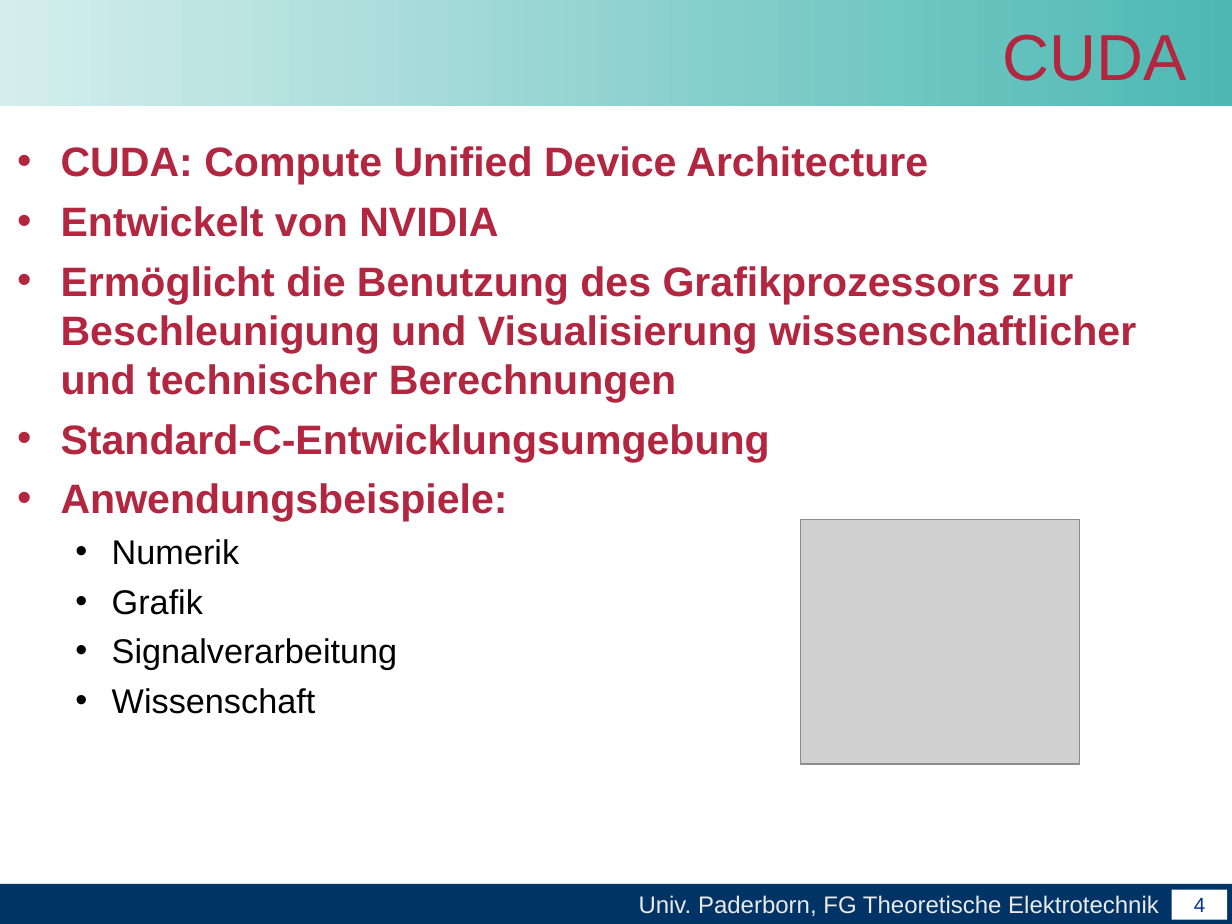
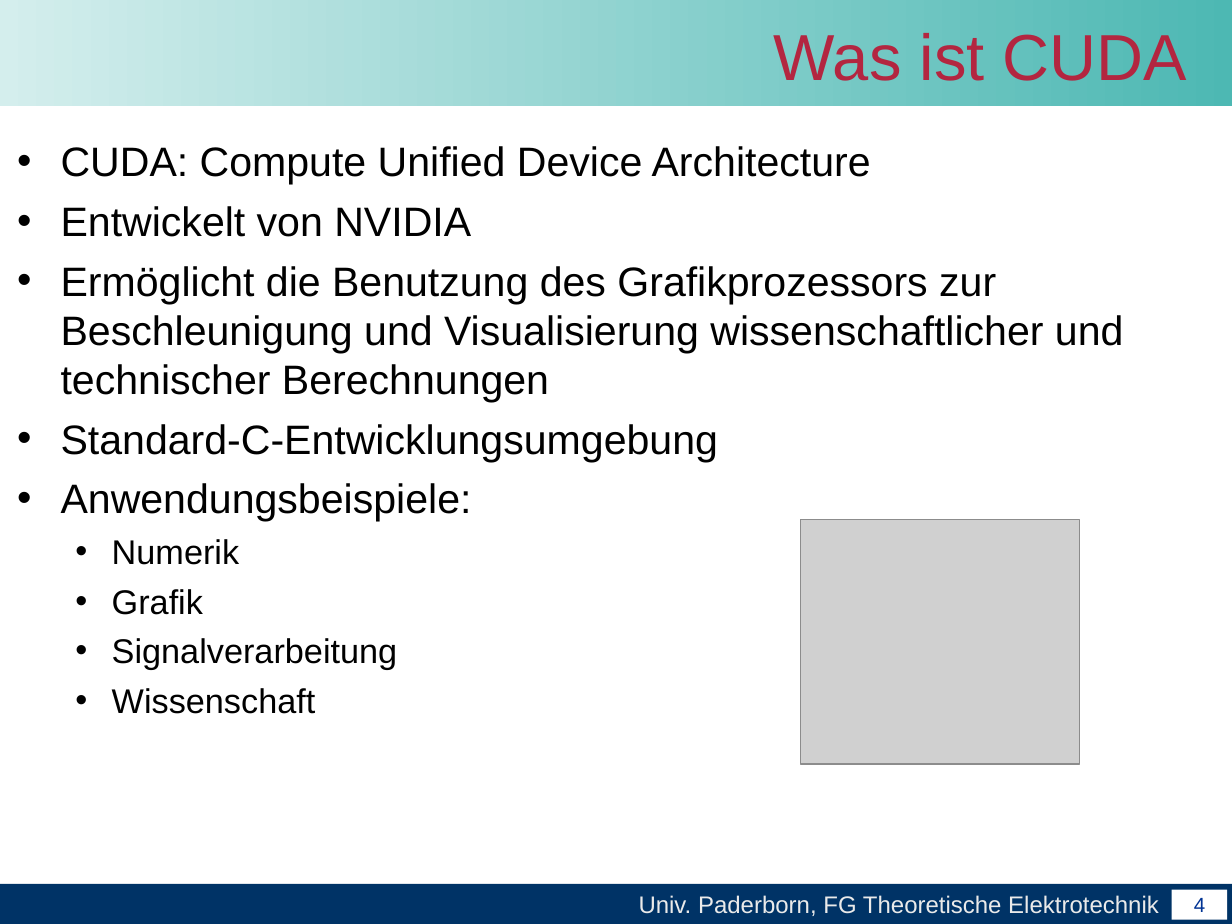
Before and after one commit to unconditional/projektarbeitcuda, a slide deck: slide 4 of Vortrag/Zwischenvortrag der Projektarbeit CUDA.ppt. Drawn at 1232x924 pixels with LibreOffice and Linux fonts; fonts in the diff are those of the drawing; grey boxes stand for pictures; background and template pictures are left out. Boxes give left, top, right and bottom in pixels: in the first picture for what was removed or moved away, otherwise in the second. Text is boxed around its words. In the diff, an @@ line names an element or a change of style, - is before the commit and + after.

```diff
--- a/Vortrag/Zwischenvortrag der Projektarbeit CUDA.ppt
+++ b/Vortrag/Zwischenvortrag der Projektarbeit CUDA.ppt
@@ title at (x1=774, y1=33, x2=1187, y2=81): text changed @@
-CUDA
+Was ist CUDA
@@ text at (x1=61, y1=146, x2=1124, y2=522): text colour #B32640 to #000000, bold off in "CUDA: Compute Unified Device Architecture", "Entwickelt von NVIDIA", "Ermöglicht die Benutzung des Grafikprozessors zur Beschleuni ...", "Standard-C-Entwicklungsumgebung" and 1 more places; bullet colour #B32640 to #000000 @@
```
Also in this commit, not shown: 6 other slides changed, 20 slides added, 11 slides removed, 1 other file.
